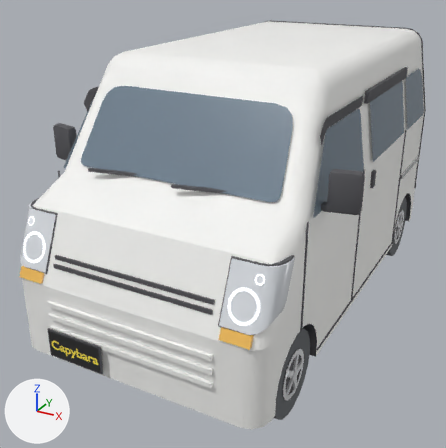
An edit to the glTF model models/van.glb, drawn before and after from the same camera.
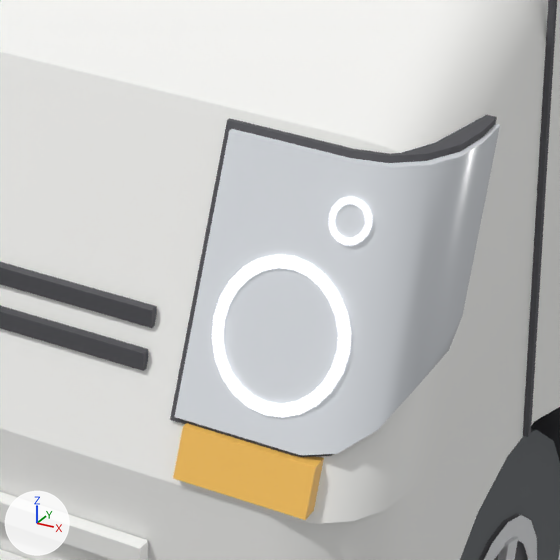
The first picture shows the older version from a 50 mm camera at (1.95, -4.13, 2.6) aimed at (-0.18, -0.26, 0.67). The close-ups show the older and then the newer version on the part from 40% to 69% of the width and 51% to 80% of the height of that picture. Only the edits that show in the close-ups are written down. Lighting does not change. The marker at lower left points along +X, +Y and +Z. Where no turn or scale is listed for an object, it has been applied to the vertices. Vertices at exactly the same position are counted once.

Names of what the first close-up shows: 'Body', 'Bumper_F_Std', 'Lamp_Head_L', 'Lamp_Ring_L', 'Lamp_Turn_L', 'Trim', 'Wheel_Std_FL'.
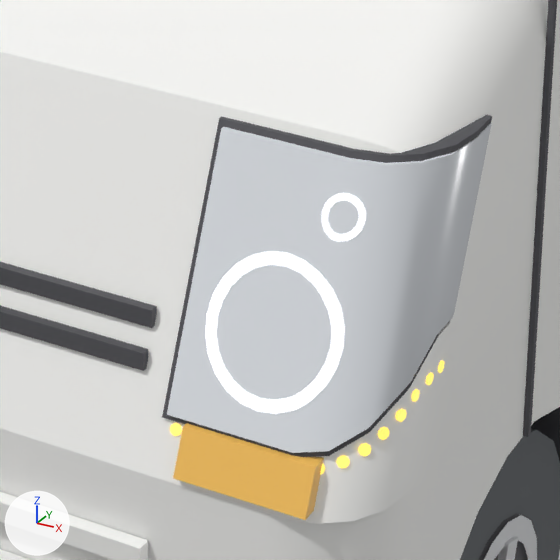
The change, as a list of edits to the scene's bpy script:
```text
Change me_lamp_head_l:
    remove me_lamp_head_l.from_pydata(...)  # 20 vertices, 36 faces; spans x 0.605..0.887, y -1.729..-1.418, z 0.82..1.15
    add me_lamp_head_l.from_pydata(...)  # 20 vertices, 36 faces; spans x 0.594..0.876, y -1.729..-1.418, z 0.82..1.15
    me_lamp_head_l part 1: the whole mesh is moved by (-0.011, 0.0, 0.0)
Change me_lamp_ring_l:
    remove me_lamp_ring_l.from_pydata(...)  # 80 vertices, 80 faces; spans x 0.633..0.813, y -1.718..-1.609, z 0.854..1.114
    add me_lamp_ring_l.from_pydata(...)  # 96 vertices, 96 faces; spans x 0.622..0.802, y -1.715..-1.604, z 0.854..1.114
    me_lamp_ring_l part 2: the loose piece of 48 vertices spanning x 0.633..0.813, y -1.718..-1.643, z 0.854..1.034 is rebuilt with 56 vertices and now spans x 0.622..0.802, y -1.715..-1.64, z 0.854..1.034
    me_lamp_ring_l part 3: the loose piece of 32 vertices spanning x 0.756..0.81, y -1.632..-1.609, z 1.06..1.114 is rebuilt with 40 vertices and now spans x 0.745..0.799, y -1.629..-1.604, z 1.06..1.114
Change me_trim:
    remove me_trim.from_pydata(...)  # 524 vertices, 750 faces; spans x -1.06..1.06, y -1.73..1.76, z 0.11..2.01
    add me_trim.from_pydata(...)  # 508 vertices, 736 faces; spans x -1.06..1.06, y -1.73..1.76, z 0.11..2.01
    me_trim part 4: 8 vertices moved from x 0.6..0.88, y -1.73..-1.42, z 0.81..1.16 to x 0.59..0.88, y -1.73..-1.42, z 0.81..1.16
    other edits to the shape of me_trim do not show in these pictures
Add ob_seq_f_l_9:
    ob_seq_f_l_9 = bpy.data.objects.new('Seq_F_L_9', me_seq_f_l_9)  # 20 vertices, 28 faces; spans x 0.8258..0.8464, y -1.6903..-1.6694, z 0.8113..0.8296; in mat_lamp_seq (yellow #ffd865, glowing yellow #ffd865)
    ob_seq_f_l_9.location = (0.0, 0.0, 0.0)
Add ob_seq_f_l_8:
    ob_seq_f_l_8 = bpy.data.objects.new('Seq_F_L_8', me_seq_f_l_8)  # 20 vertices, 28 faces; spans x 0.8076..0.8282, y -1.7085..-1.6877, z 0.7984..0.8174; in mat_lamp_seq (yellow #ffd865, glowing yellow #ffd865)
    ob_seq_f_l_8.location = (0.0, 0.0, 0.0)
Add ob_seq_f_l_14:
    ob_seq_f_l_14 = bpy.data.objects.new('Seq_F_L_14', me_seq_f_l_14)  # 20 vertices, 28 faces; spans x 0.863..0.877, y -1.5523..-1.5363, z 0.8649..0.8801; in mat_lamp_seq (yellow #ffd865, glowing yellow #ffd865)
    ob_seq_f_l_14.location = (0.0, 0.0, 0.0)
Add ob_seq_f_l_13:
    ob_seq_f_l_13 = bpy.data.objects.new('Seq_F_L_13', me_seq_f_l_13)  # 20 vertices, 28 faces; spans x 0.8628..0.8768, y -1.5844..-1.5684, z 0.8649..0.8801; in mat_lamp_seq (yellow #ffd865, glowing yellow #ffd865)
    ob_seq_f_l_13.location = (0.0, 0.0, 0.0)
Add ob_seq_f_l_12:
    ob_seq_f_l_12 = bpy.data.objects.new('Seq_F_L_12', me_seq_f_l_12)  # 20 vertices, 28 faces; spans x 0.8573..0.8724, y -1.6153..-1.5984, z 0.8567..0.8723; in mat_lamp_seq (yellow #ffd865, glowing yellow #ffd865)
    ob_seq_f_l_12.location = (0.0, 0.0, 0.0)
Add ob_seq_f_l_11:
    ob_seq_f_l_11 = bpy.data.objects.new('Seq_F_L_11', me_seq_f_l_11)  # 20 vertices, 28 faces; spans x 0.8504..0.8684, y -1.6425..-1.6233, z 0.8412..0.8579; in mat_lamp_seq (yellow #ffd865, glowing yellow #ffd865)
    ob_seq_f_l_11.location = (0.0, 0.0, 0.0)
Add ob_seq_f_l_10:
    ob_seq_f_l_10 = bpy.data.objects.new('Seq_F_L_10', me_seq_f_l_10)  # 20 vertices, 28 faces; spans x 0.8384..0.8582, y -1.6671..-1.6465, z 0.8254..0.8431; in mat_lamp_seq (yellow #ffd865, glowing yellow #ffd865)
    ob_seq_f_l_10.location = (0.0, 0.0, 0.0)
Add ob_seq_f_l_1:
    ob_seq_f_l_1 = bpy.data.objects.new('Seq_F_L_1', me_seq_f_l_1)  # 20 vertices, 28 faces; spans x 0.5975..0.6135, y -1.7296..-1.7108, z 0.7884..0.8078; in mat_lamp_seq (yellow #ffd865, glowing yellow #ffd865)
    ob_seq_f_l_1.location = (0.0, 0.0, 0.0)
```

Where the change shows, as pixel boxes (x1, y1, x2, y2) in the close-ups (560 x 560 px; the box of a moved part takes in the faces that stretch with it):
'Lamp_Head_L', moved: before (175, 124, 500, 455); after (167, 123, 492, 453)
'Lamp_Ring_L', reshaped: before (212, 197, 372, 417); after (205, 193, 366, 414)
'Seq_F_L_9', added: after (358, 443, 371, 456)
'Seq_F_L_8', added: after (336, 455, 350, 468)
'Seq_F_L_1', added: after (170, 423, 182, 436)
'Seq_F_L_10', added: after (378, 427, 389, 440)
'Seq_F_L_11', added: after (395, 409, 407, 422)
'Seq_F_L_12', added: after (411, 389, 420, 402)
'Seq_F_L_13', added: after (426, 372, 434, 385)
'Seq_F_L_14', added: after (438, 360, 445, 373)
part 2 of me_lamp_ring_l, rebuilt: before (212, 254, 351, 417); after (205, 251, 345, 414)
part 3 of me_lamp_ring_l, rebuilt: before (329, 197, 372, 245); after (322, 193, 366, 241)
part 4 of me_trim, moved or reshaped: before (170, 115, 497, 456); after (162, 115, 492, 456)
